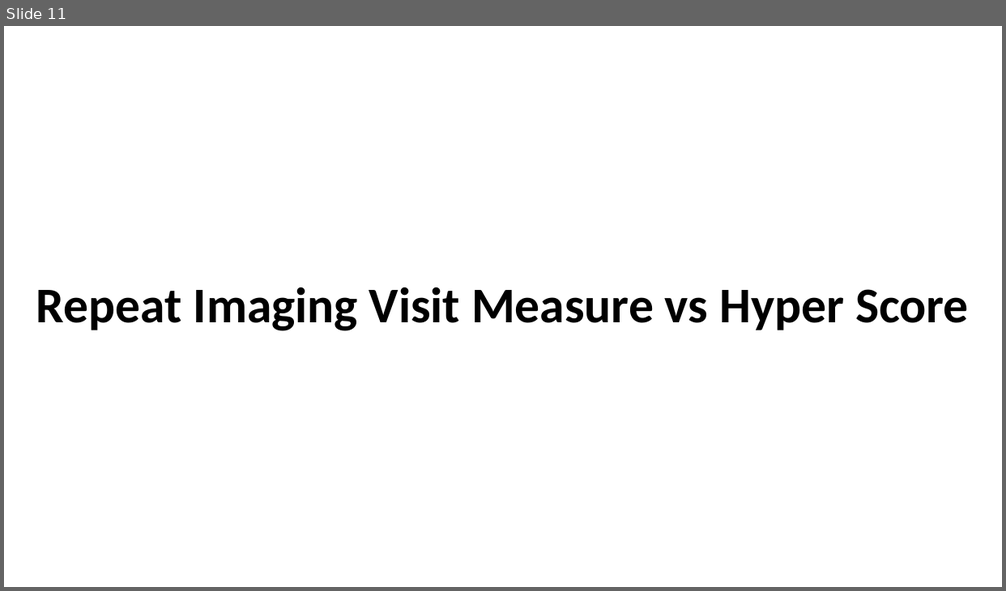
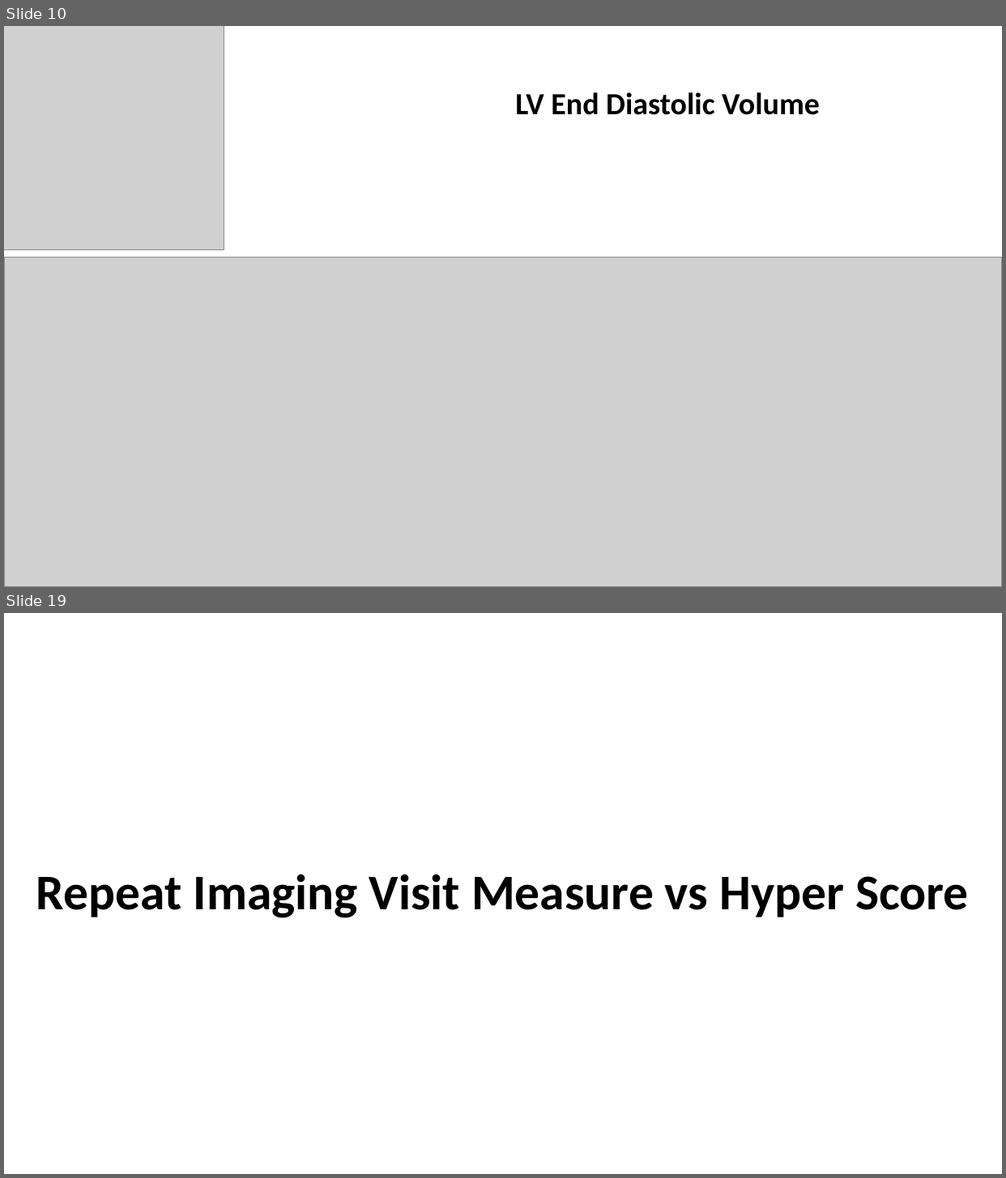
Before and after one commit to zhaohanxiong/OxfordCVM, a slide deck: resources/job_results2.pptx. Shown one above the other, each under a label of ours: slide 11 before the commit, slides 10 and 19 after it; the slides between them are not shown. The pictures are 1006x591 and 1006x1178 pixels, drawn with LibreOffice and Linux fonts; fonts in the diff are those of the drawing; grey boxes stand for pictures. Boxes give left, top, right and bottom in pixels: in the first picture for what was removed or moved away, otherwise in the second. Text is boxed around its words. In the diff, an @@ line names an element or a change of style, - is before the commit and + after.

```diff
--- a/resources/job_results2.pptx
+++ b/resources/job_results2.pptx
@@ slide 10 added at (4, 26, 1002, 587), background #FFFFFF @@
@@ picture added at (4, 26, 224, 250) @@
@@ text added at (515, 92, 820, 115), 29.6 pt, text #000000, bold @@
+LV End Diastolic Volume
@@ picture added at (4, 257, 1002, 587) @@
@@ what was slide 11 is now slide 19 @@
```
Also in this commit, not shown: 1 slide changed, 14 other slides added, 4 slides removed.
